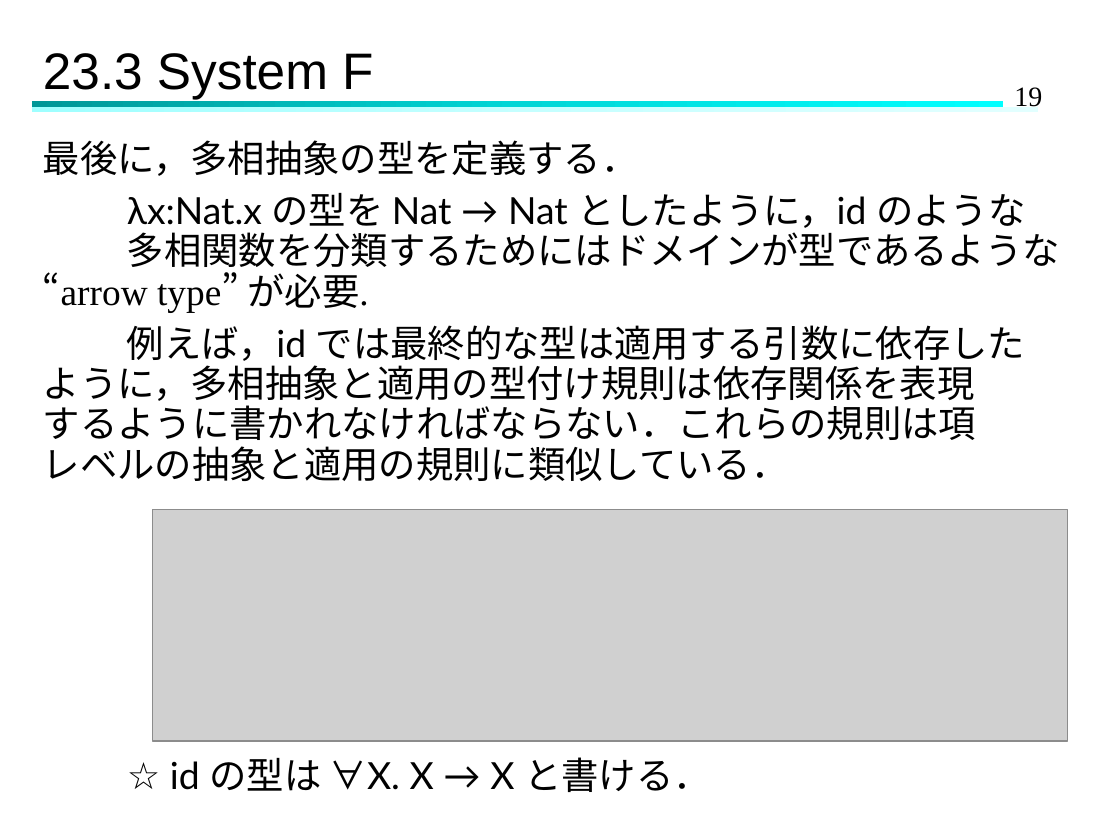
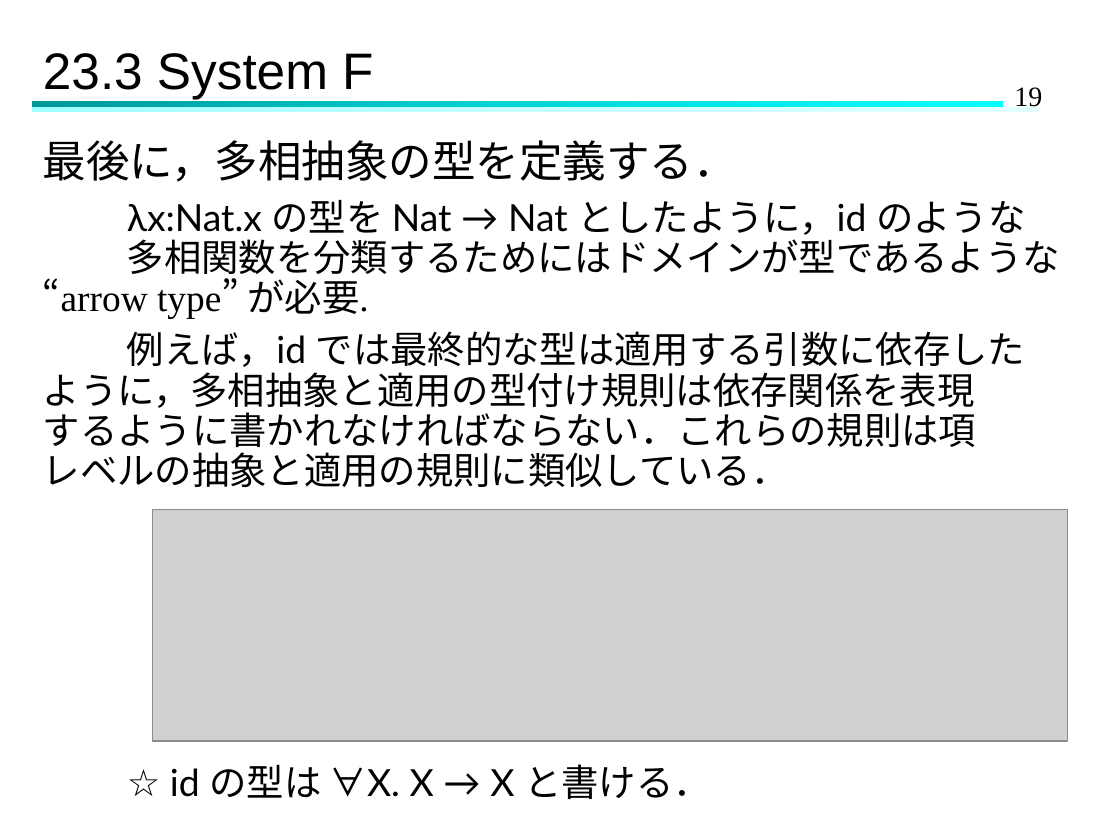
Before and after one commit to Hinata-Mikami/HinataMikami, a slide deck: slide 19 of 研究室関連/TAPL/TAPL-23.pptx. Drawn at 1120x840 pixels with LibreOffice and Linux fonts; fonts in the diff are those of the drawing; grey boxes stand for pictures. Boxes give left, top, right and bottom in pixels: in the first picture for what was removed or moved away, otherwise in the second. Text is boxed around its words. In the diff, an @@ line names an element or a change of style, - is before the commit and + after.

```diff
--- a/研究室関連/TAPL/TAPL-23.pptx
+++ b/研究室関連/TAPL/TAPL-23.pptx
@@ text at box(43, 140, 737, 182): size 24 to 28 pt in "最後に，多相抽象の型を定義する．" @@
```
Also in this commit, not shown: 3 other slides changed, 16 slides added.
